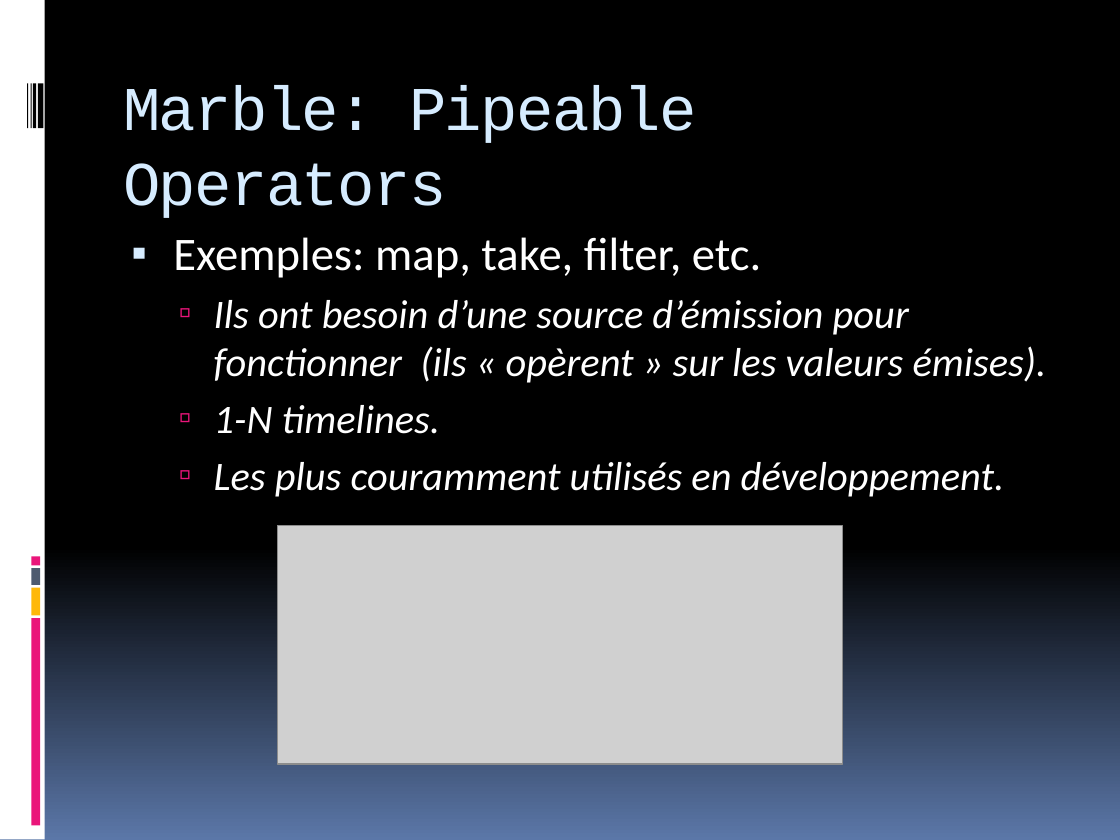
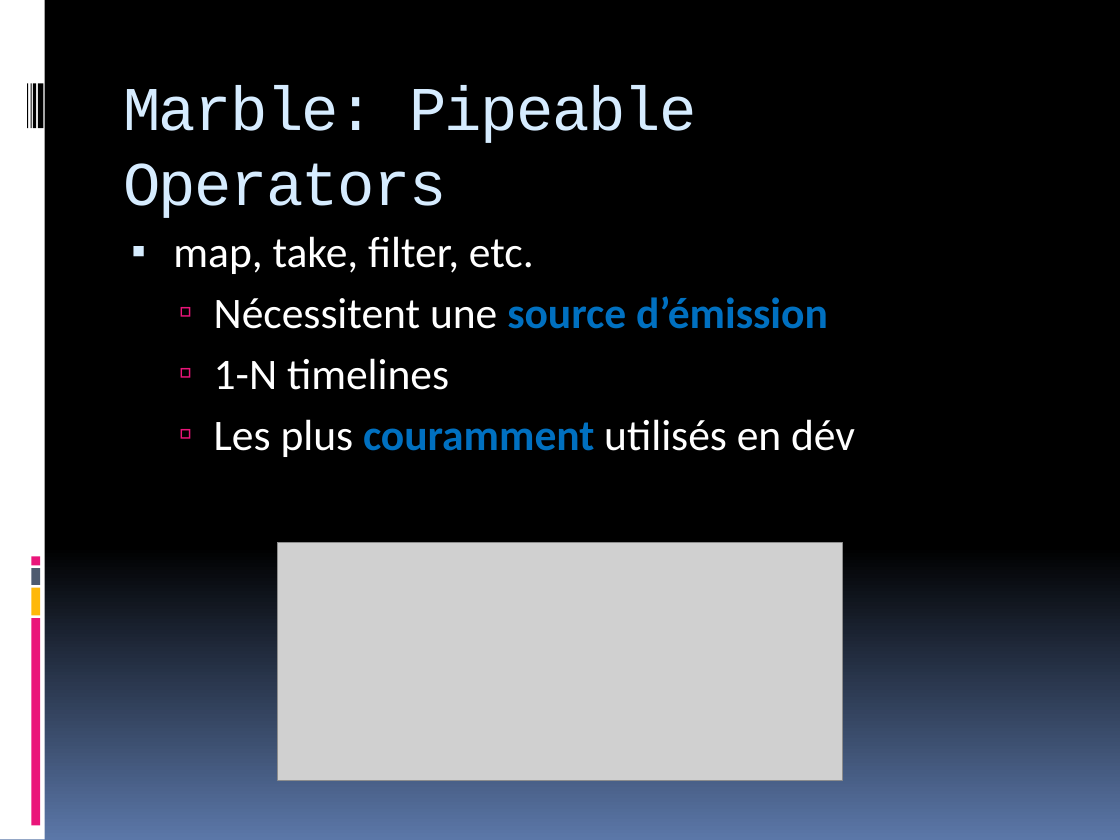
Before and after one commit to plip-plop/rxjsproject, a slide deck: slide 10 of RxJS_MARBLE_ET_OPERATOR.pptx. Drawn at 1120x840 pixels with LibreOffice and Linux fonts; fonts in the diff are those of the drawing; grey boxes stand for pictures. Boxes give left, top, right and bottom in pixels: in the first picture for what was removed or moved away, otherwise in the second. Text is boxed around its words. In the diff, an @@ line names an element or a change of style, - is before the commit and + after.

```diff
--- a/RxJS_MARBLE_ET_OPERATOR.pptx
+++ b/RxJS_MARBLE_ET_OPERATOR.pptx
@@ text at (173,236,855,457): text changed; size 26 to 28 pt; italic off @@
-▪ Exemples: map, take, filter, etc.
-  ▫ Ils ont besoin d’une source d’émission pour fonctionner (ils « opèrent » sur les valeurs émises).
-  ▫ 1-N timelines.
-  ▫ Les plus couramment utilisés en développement.
+▪ map, take, filter, etc.
+  ▫ Nécessitent une source d’émission
+  ▫ 1-N timelines
+  ▫ Les plus couramment utilisés en dév
@@ picture: place and size @@
-picture at (278,525,842,764)
+picture at (278,542,842,781)
```
Also in this commit, not shown: 12 other slides changed, 1 other file.
